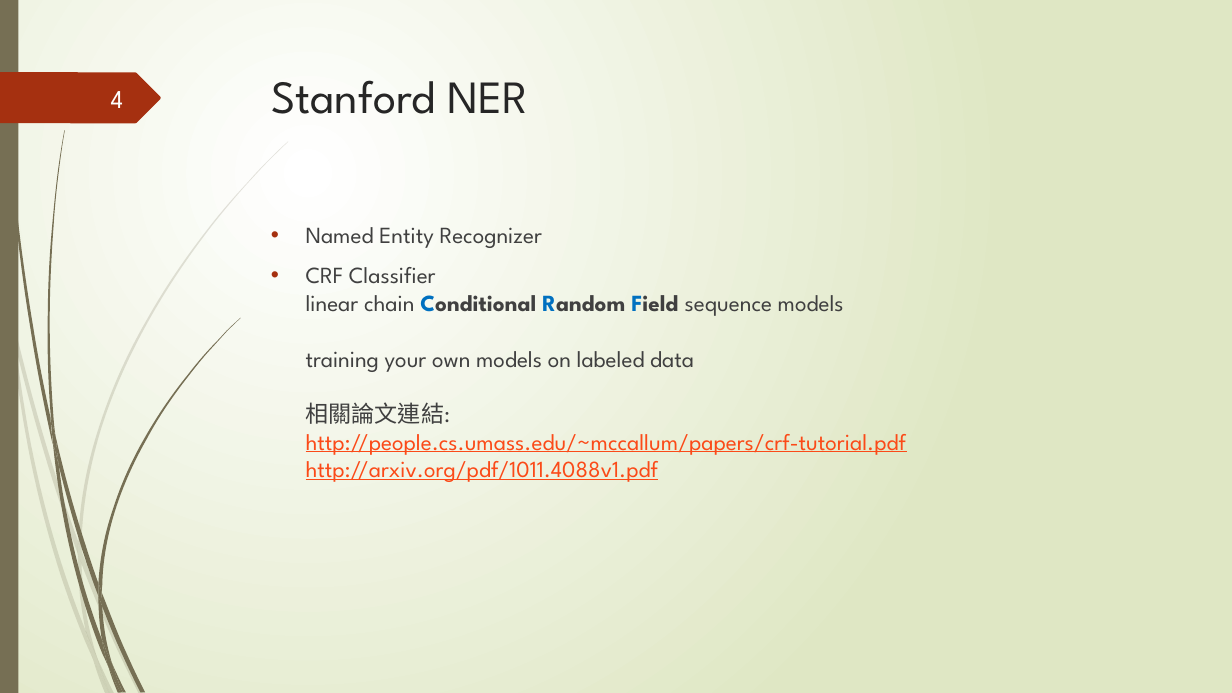
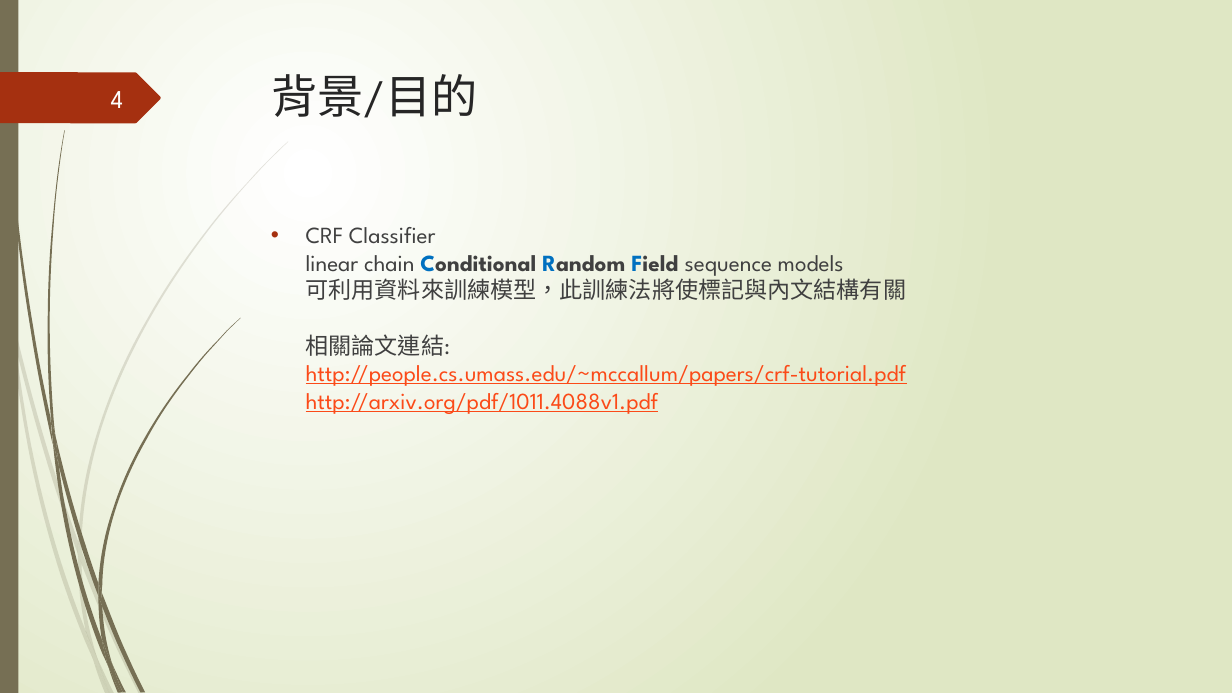
Before and after one commit to kather0912888/PPT, a slide deck: slide 4 of stanford ner.pptx. Drawn at 1232x693 pixels with LibreOffice and Linux fonts; fonts in the diff are those of the drawing. Boxes give left, top, right and bottom in pixels: in the first picture for what was removed or moved away, otherwise in the second. Text is boxed around its words. In the diff, an @@ line names an element or a change of style, - is before the commit and + after.

```diff
--- a/stanford ner.pptx
+++ b/stanford ner.pptx
@@ title at (x1=271, y1=74, x2=478, y2=118): text changed @@
-Stanford NER
+背景/目的
@@ text at (x1=306, y1=227, x2=907, y2=414): text changed; text colour #404040 to #FB4A18 @@
-• Named Entity Recognizer
-• CRF Classifier
-  linear chain Conditional Random Field sequence models
-  training your own models on labeled data
-  相關論文連結:
-  http://people.cs.umass.edu/~mccallum/papers/crf-tutorial.pdf
-  http://arxiv.org/pdf/1011.4088v1.pdf
+• CRF Classifier
+  linear chain Conditional Random Field sequence models
+  可利用資料來訓練模型，此訓練法將使標記與內文結構有關
+  相關論文連結:
+  http://people.cs.umass.edu/~mccallum/papers/crf-tutorial.pdf
+  http://arxiv.org/pdf/1011.4088v1.pdf
```
Also in this commit, not shown: 4 other slides changed, 9 slides added, 2 slides removed.
